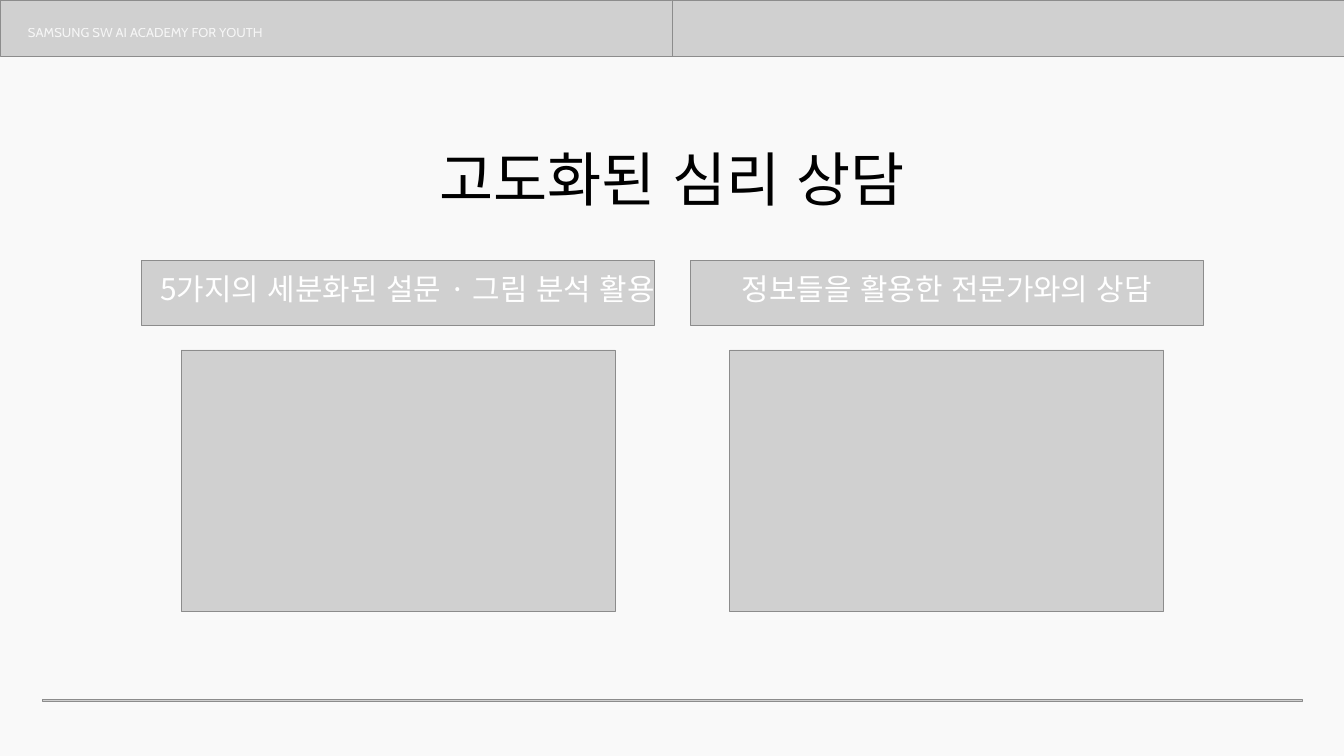
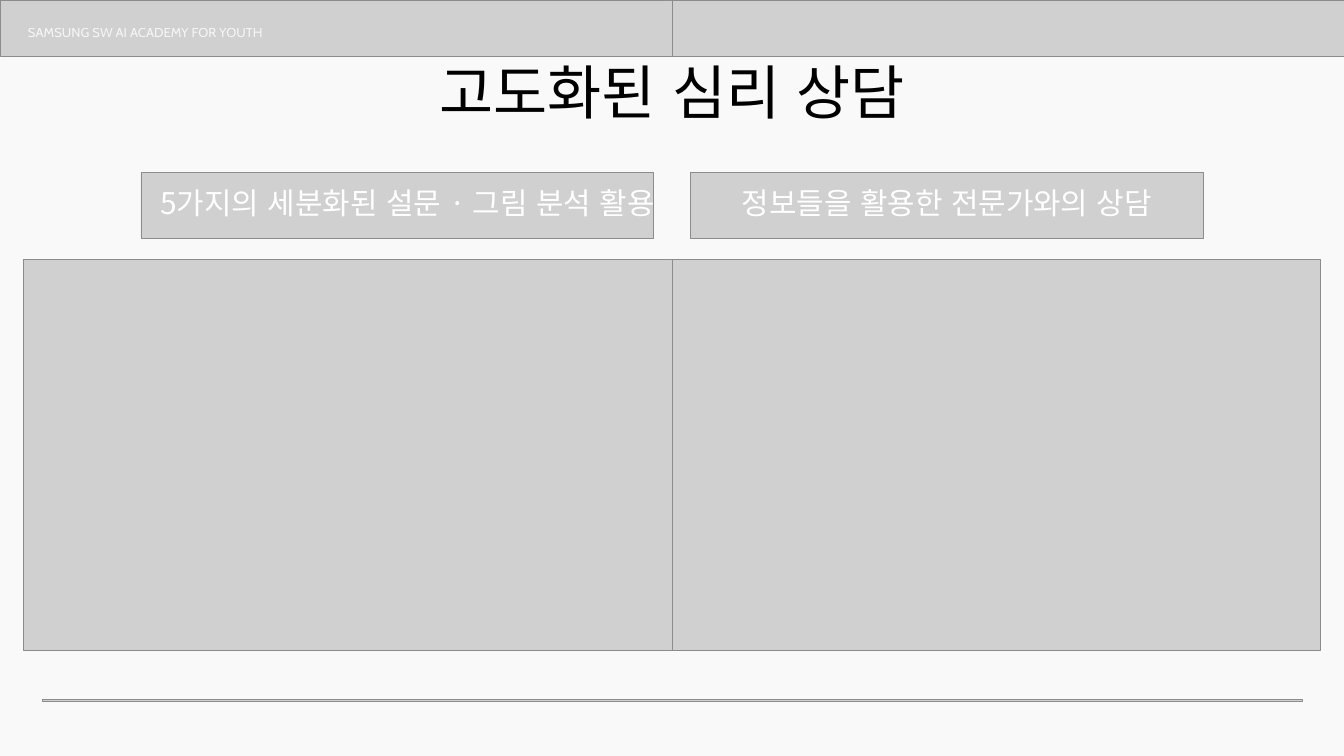
Before and after one commit to seok0205/MaumCanvas, a slide deck: slide 17 of docs/13기_공통PJT_중간발표_E108_마음캔버스.pptx. Drawn at 1344x756 pixels with LibreOffice and Linux fonts; fonts in the diff are those of the drawing; grey boxes stand for pictures. Boxes give left, top, right and bottom in pixels: in the first picture for what was removed or moved away, otherwise in the second. Text is boxed around its words. In the diff, an @@ line names an element or a change of style, - is before the commit and + after.

```diff
--- a/docs/13기_공통PJT_중간발표_E108_마음캔버스.pptx
+++ b/docs/13기_공통PJT_중간발표_E108_마음캔버스.pptx
@@ text "고도화된 심리 상담" rewrapped from box(439, 152, 905, 206) to box(439, 54, 905, 119) @@
@@ 2 pictures, 2 texts: place and size @@
-2 pictures, 2 texts at box(142, 261, 1203, 326)
+2 pictures, 2 texts at box(141, 173, 1203, 238)
@@ picture: place and size @@
-picture at box(181, 350, 615, 612)
+picture at box(24, 259, 672, 650)
@@ picture: place and size @@
-picture at box(730, 350, 1164, 612)
+picture at box(672, 259, 1320, 650)
```
Also in this commit, not shown: 17 other slides changed, 5 slides added, 1 slide removed.
